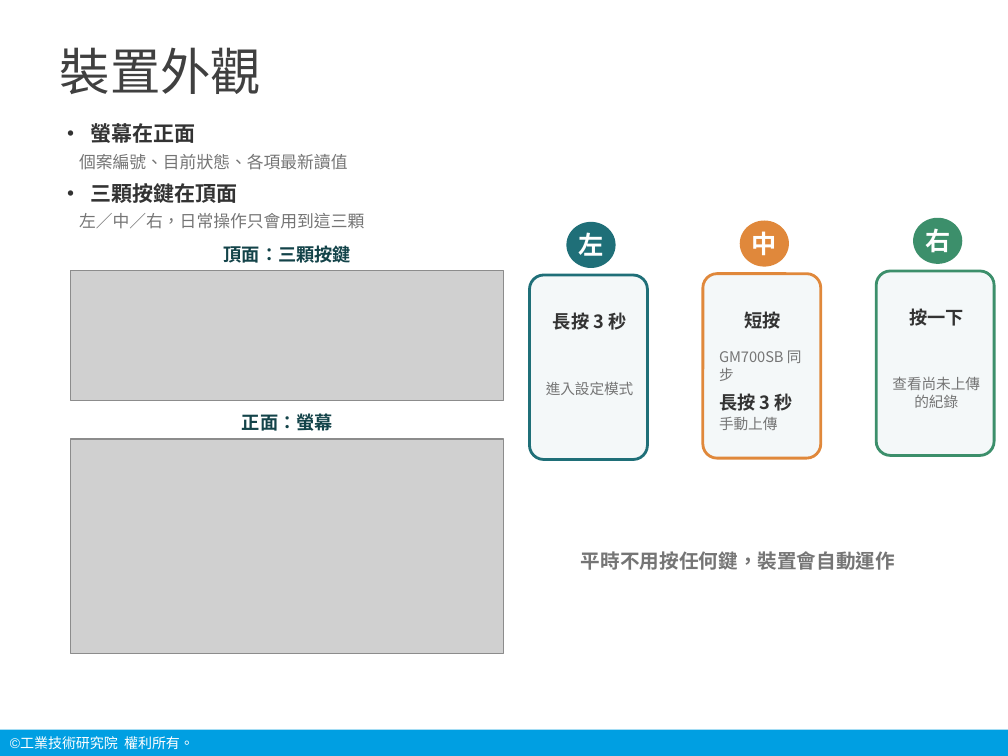
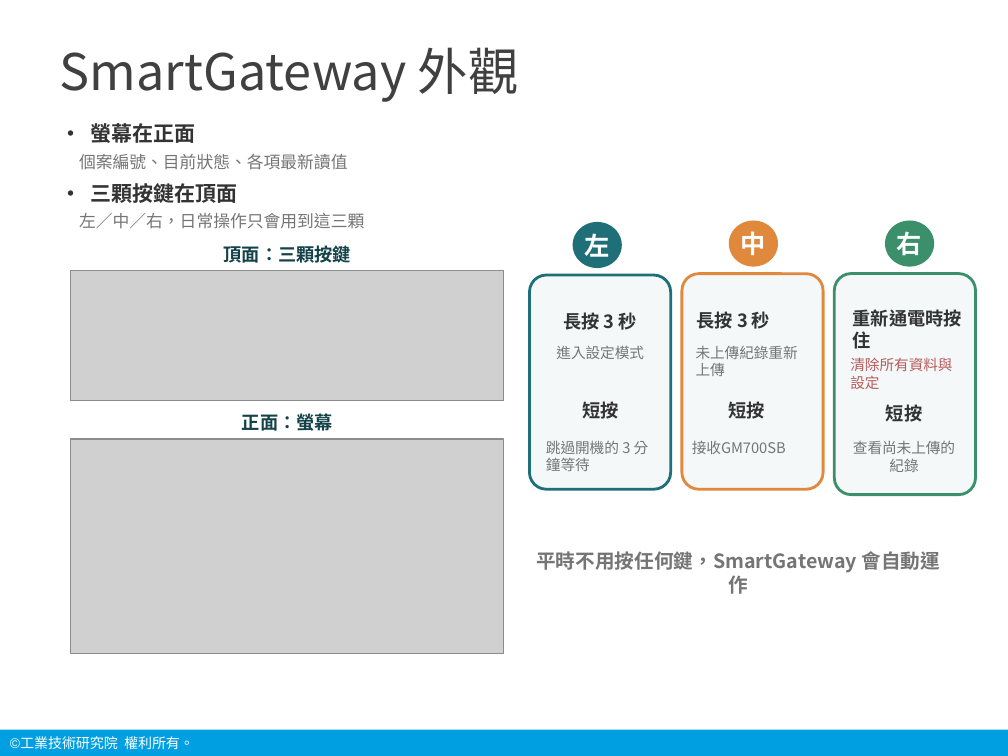
Before and after one commit to chanwunkong/pico-vitals-gateway, a slide deck: slide 6 of 說明/生理訊號中繼裝置_操作說明.pptx. Drawn at 1008x756 pixels with LibreOffice and Linux fonts; fonts in the diff are those of the drawing; grey boxes stand for pictures; background and template pictures are left out. Boxes give left, top, right and bottom in pixels: in the first picture for what was removed or moved away, otherwise in the second. Text is boxed around its words. In the diff, an @@ line names an element or a change of style, - is before the commit and + after.

```diff
--- a/說明/生理訊號中繼裝置_操作說明.pptx
+++ b/說明/生理訊號中繼裝置_操作說明.pptx
@@ title at bbox=[60, 47, 519, 102]: text changed @@
-裝置外觀
+SmartGateway 外觀
@@ ellipse "左": place and size @@
-ellipse "左" at bbox=[566, 222, 616, 268]
+ellipse "左" at bbox=[573, 222, 622, 268]
@@ ellipse "中": place and size @@
-ellipse "中" at bbox=[740, 221, 789, 267]
+ellipse "中" at bbox=[729, 221, 778, 267]
@@ ellipse "右": place and size @@
-ellipse "右" at bbox=[913, 218, 963, 264]
+ellipse "右" at bbox=[885, 221, 934, 267]
@@ rounded rectangle: place and size @@
-rounded rectangle at bbox=[529, 275, 647, 460]
+rounded rectangle at bbox=[529, 275, 670, 490]
@@ rounded rectangle: place and size @@
-rounded rectangle at bbox=[703, 274, 821, 459]
+rounded rectangle at bbox=[682, 274, 824, 490]
@@ rounded rectangle: place and size @@
-rounded rectangle at bbox=[876, 271, 994, 456]
+rounded rectangle at bbox=[835, 273, 976, 494]
@@ text "長按 3 秒": place and size @@
-text "長按 3 秒" at bbox=[553, 312, 626, 330]
+text "長按 3 秒" at bbox=[564, 312, 637, 330]
@@ text added at bbox=[697, 311, 770, 329], 13 pt, text #333333, bold @@
+長按 3 秒
@@ text added at bbox=[853, 309, 962, 349], 13 pt, text #333333, bold @@
+重新通電時按住
@@ text "進入設定模式": place and size @@
-text "進入設定模式" at bbox=[546, 381, 634, 395]
+text "進入設定模式" at bbox=[556, 346, 644, 359]
@@ text added at bbox=[696, 346, 798, 376], 10.5 pt, text #757575 @@
+未上傳紀錄重新上傳
@@ text added at bbox=[850, 357, 952, 389], 10.5 pt, text #B85C5C @@
+清除所有資料與設定
@@ text added at bbox=[582, 401, 618, 419], 13 pt, text #333333, bold @@
+短按
@@ text "短按": place and size @@
-text "短按" at bbox=[745, 311, 781, 329]
+text "短按" at bbox=[728, 401, 764, 419]
@@ text at bbox=[886, 404, 922, 422]: text changed @@
-按一下
+短按
@@ text added at bbox=[546, 441, 649, 471], 10.5 pt, text #757575 @@
+跳過開機的 3 分鐘等待
@@ text at bbox=[692, 441, 786, 454]: text changed @@
-GM700SB 同步
-長按 3 秒
-手動上傳
+接收GM700SB
@@ text "查看尚未上傳的紀錄" rewrapped from bbox=[892, 376, 980, 408] to bbox=[853, 441, 955, 472] @@
@@ text at bbox=[536, 551, 940, 594]: text changed @@
-平時不用按任何鍵，裝置會自動運作
+平時不用按任何鍵，SmartGateway 會自動運作
```
Also in this commit, not shown: 20 other slides changed, 10 other files.
